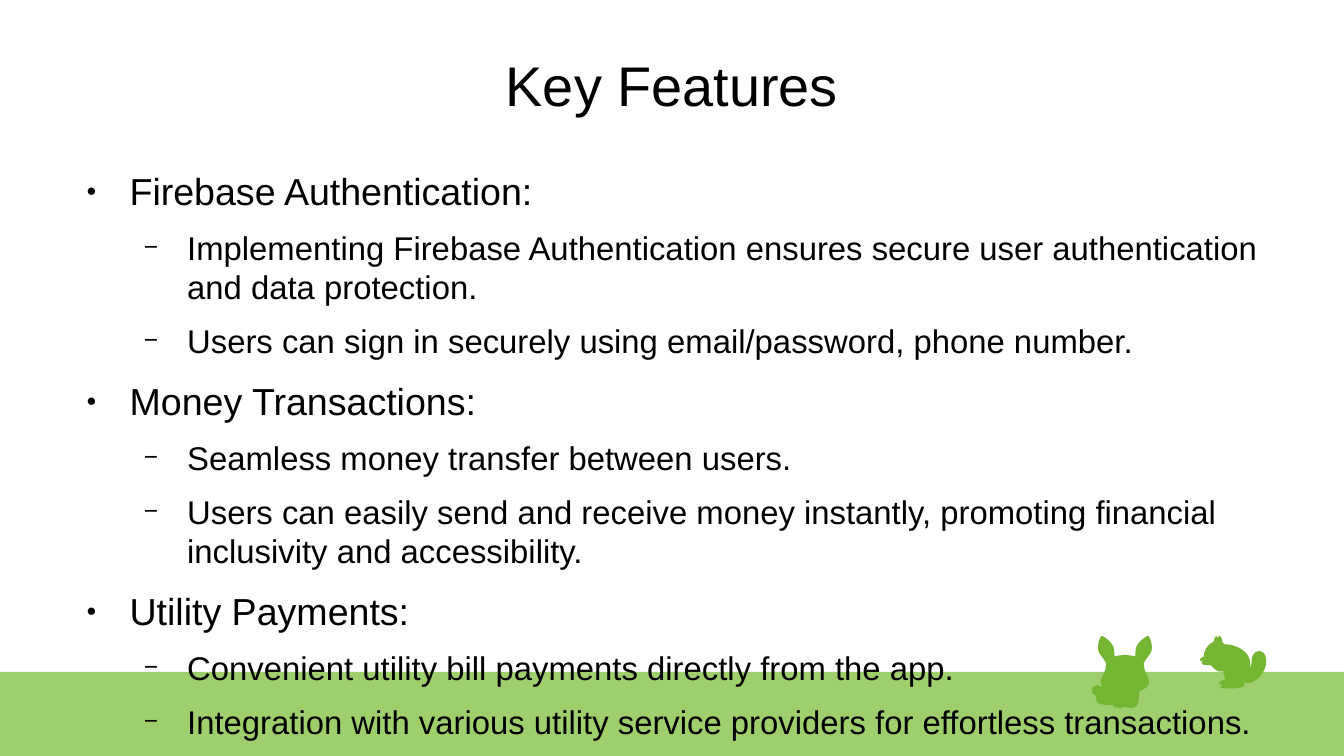
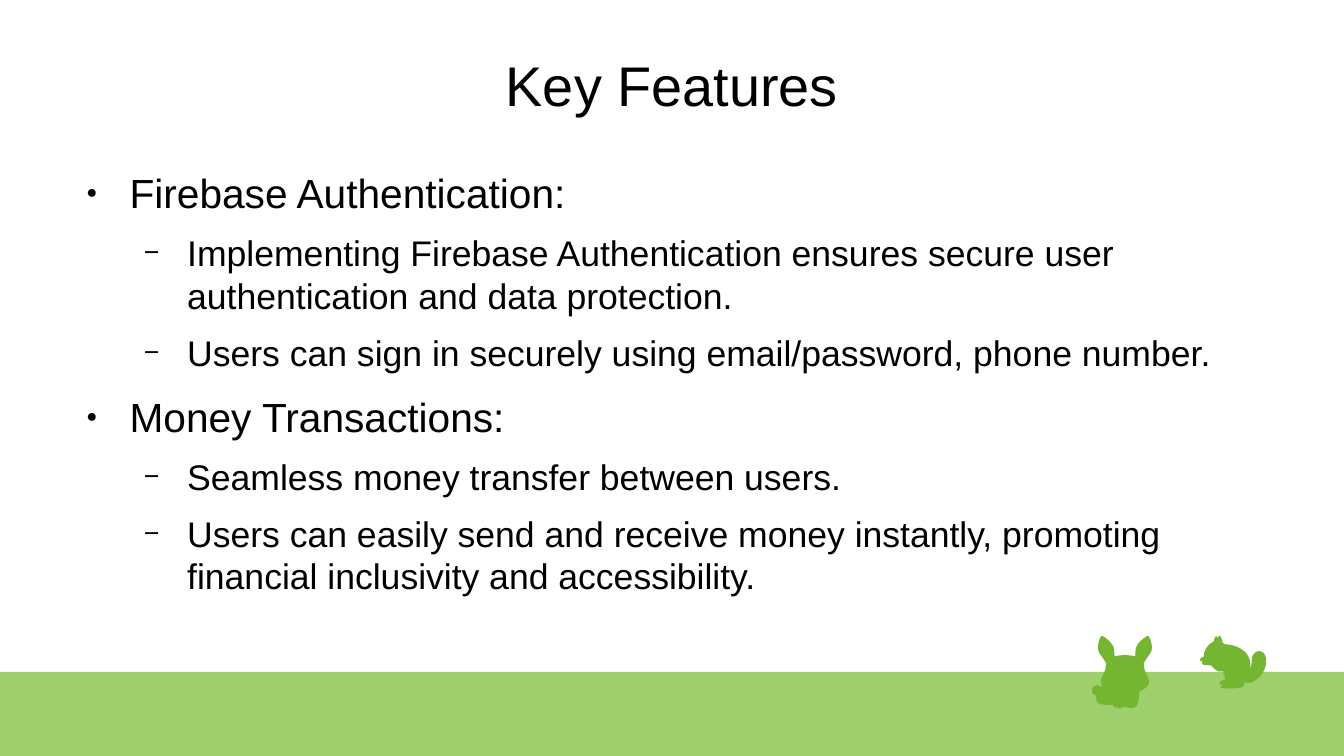
Before and after one commit to MichaelGetuWorku/KachaApp, a slide deck: slide 3 of Untitled 1.odp. Drawn at 1344x756 pixels with LibreOffice and Linux fonts; fonts in the diff are those of the drawing. Boxes give left, top, right and bottom in pixels: in the first picture for what was removed or moved away, otherwise in the second. Text is boxed around its words. In the diff, an @@ line names an element or a change of style, - is before the commit and + after.

Commit message:
feat: overdue payments added the over due payment feature, pay utility payment and pull refresh to see the updated balance

```diff
--- a/Untitled 1.odp
+++ b/Untitled 1.odp
@@ text "Firebase Authentication:" at (130, 178, 1210, 597): size 22.2 to 24 pt in "Firebase Authentication:", "Money Transactions:"; size 19.4 to 21 pt in "Implementing Firebase Authentication ensures secure user aut ...", "Users can sign in securely using email/password, ...", "Seamless money transfer between users.", "Users can easily send and receive money ..." @@
@@ text at (130, 597, 1250, 741): paragraphs removed @@
-● Utility Payments:
-  − Convenient utility bill payments directly from the app.
-  − Integration with various utility service providers for effortless transactions.
```
Also in this commit, not shown: 3 other slides changed, 8 other files.
